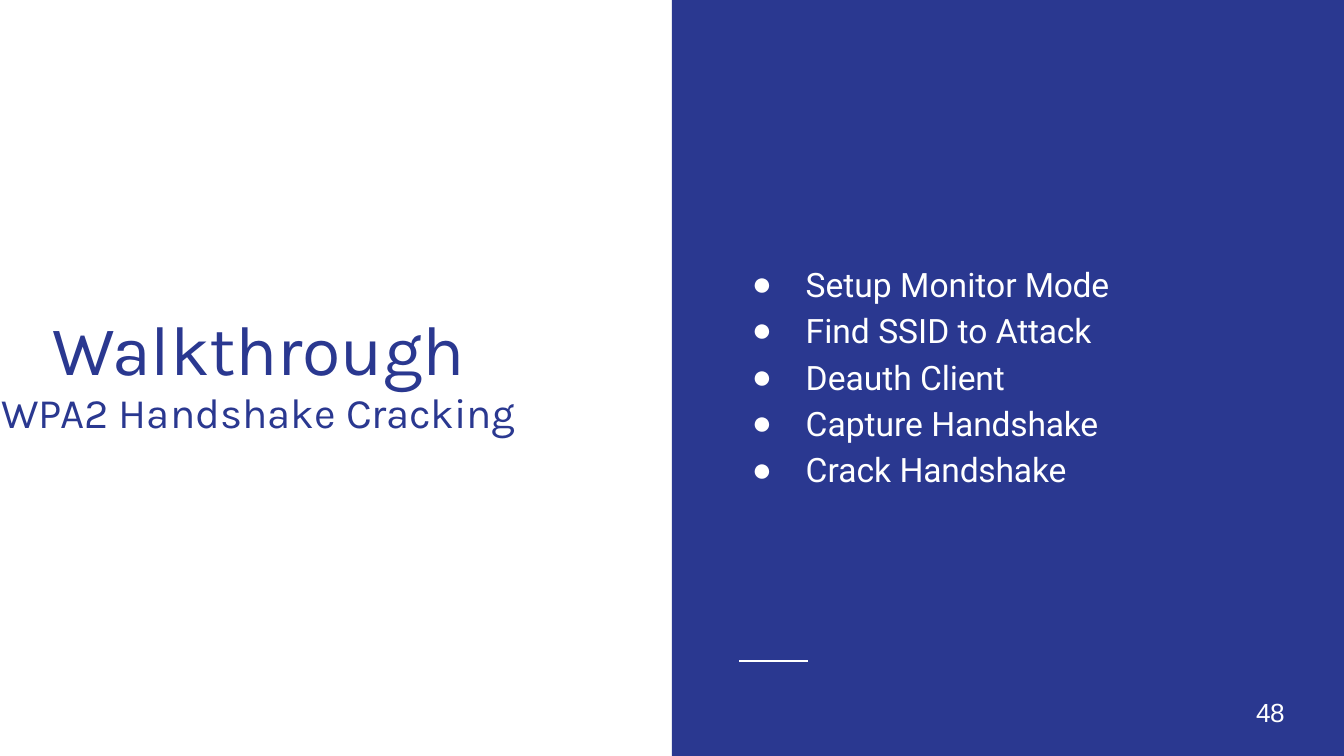
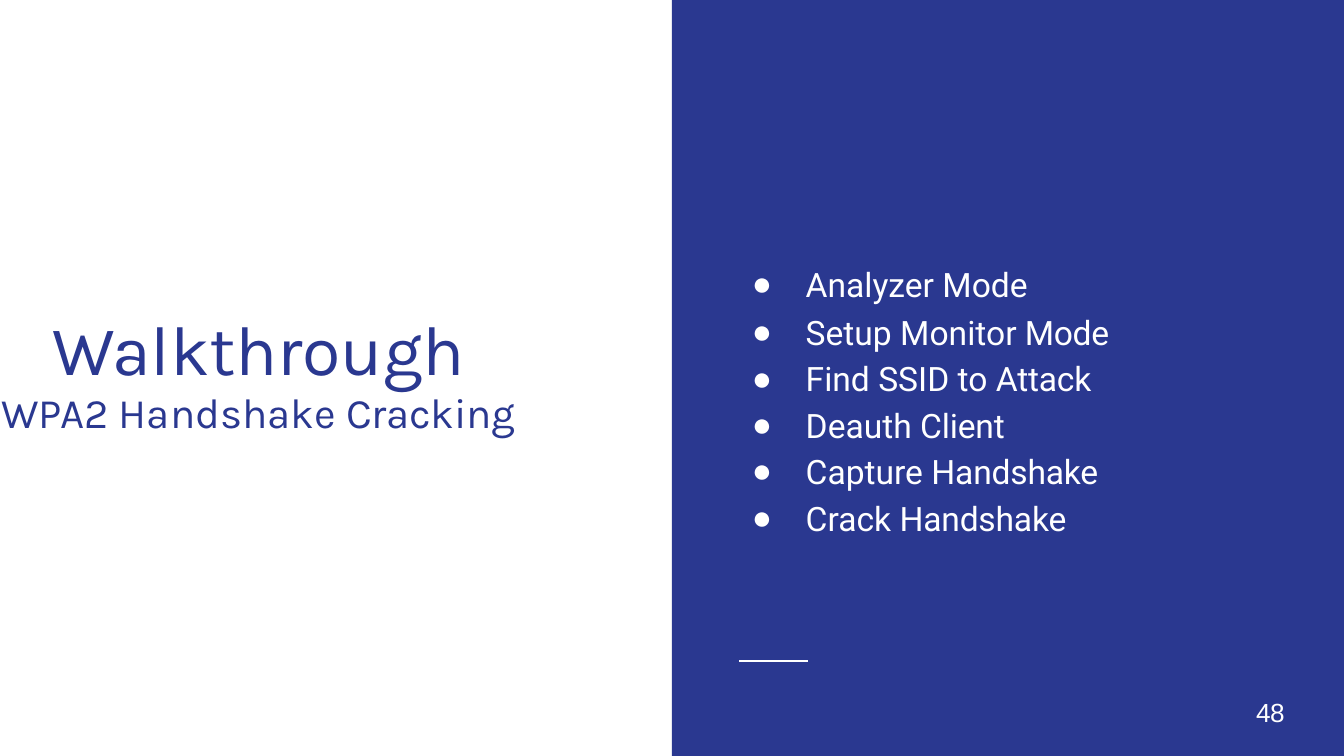
Before and after one commit to nprobert/AutoISAC-ACT-AdvWireless, a slide deck: slide 2 of 3 ACT AW - WiFi.pptx. Drawn at 1344x756 pixels with LibreOffice and Linux fonts; fonts in the diff are those of the drawing. Boxes give left, top, right and bottom in pixels: in the first picture for what was removed or moved away, otherwise in the second. Text is boxed around its words. In the diff, an @@ line names an element or a change of style, - is before the commit and + after.

```diff
--- a/3 ACT AW - WiFi.pptx
+++ b/3 ACT AW - WiFi.pptx
@@ text at [806, 271, 1027, 304]: paragraph added @@
+● Analyzer Mode
```
Also in this commit, not shown: 4 other slides changed, 1 slide added, 1 slide removed, 5 other files.
